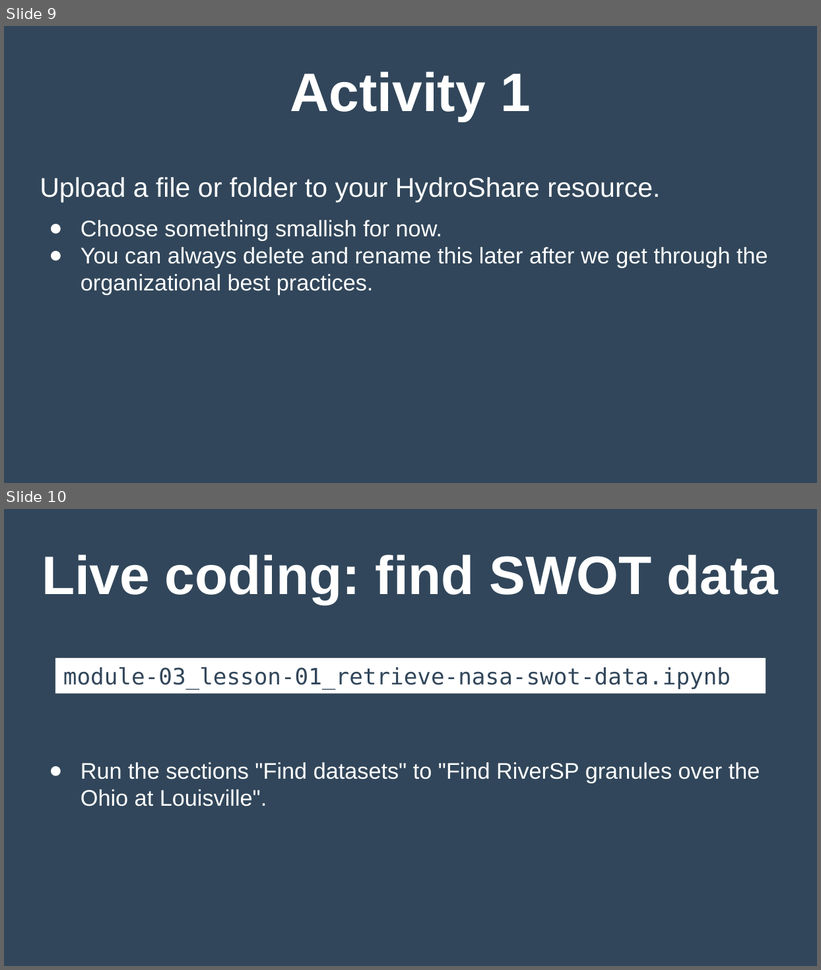
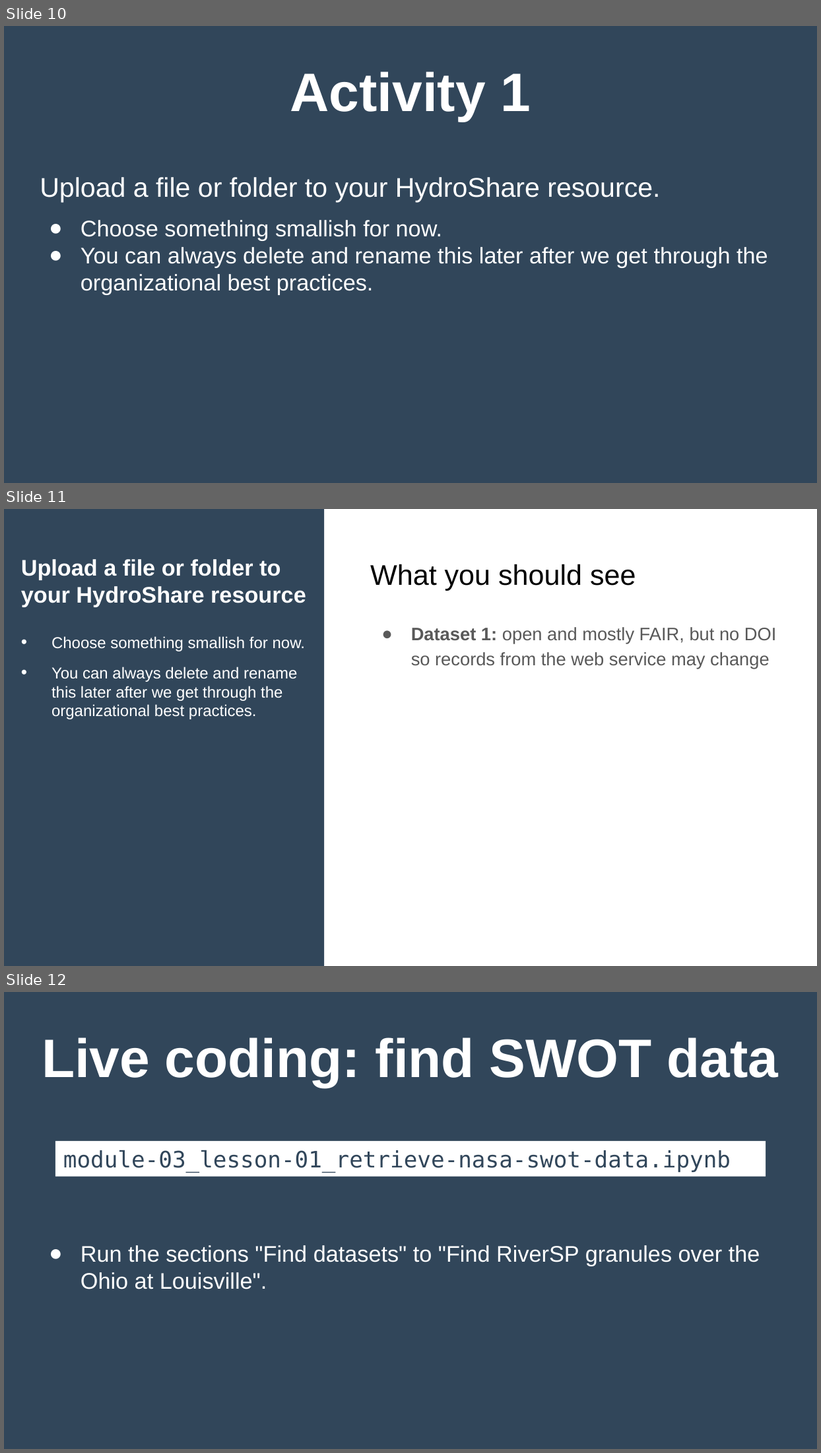
Before and after one commit to CUAHSI/federal-water-data-curriculum, a slide deck: teaching-materials/how-to-build/templates/template.pptx. Shown one above the other, each under a label of ours: slides 9 and 10 before the commit, slides 10, 11 and 12 after it. The pictures are 821x970 and 821x1453 pixels, drawn with LibreOffice and Linux fonts; fonts in the diff are those of the drawing. Boxes give left, top, right and bottom in pixels: in the first picture for what was removed or moved away, otherwise in the second. Text is boxed around its words. In the diff, an @@ line names an element or a change of style, - is before the commit and + after.

```diff
--- a/teaching-materials/how-to-build/templates/template.pptx
+++ b/teaching-materials/how-to-build/templates/template.pptx
@@ slide 11 added at <box>4,509,817,966</box>, background #FFFFFF @@
@@ rectangle added at <box>4,509,324,966</box>, fill #31465A, 14 pt, text #FFFFFF @@
+Upload a file or folder to your HydroShare resource
+• Choose something smallish for now.
+• You can always delete and rename this later after we get through the organizational best practices.
@@ title added at <box>370,564,636,590</box>, 25.2 pt, text #000000 @@
+What you should see
@@ text added at <box>411,627,776,669</box>, 16 pt, text #595959 @@
+● Dataset 1: open and mostly FAIR, but no DOI so records from the web service may change
@@ what was slide 9 is now slide 10 @@
@@ what was slide 10 is now slide 12 @@
```
Also in this commit, not shown: 2 slides changed, 1 other slide added.
